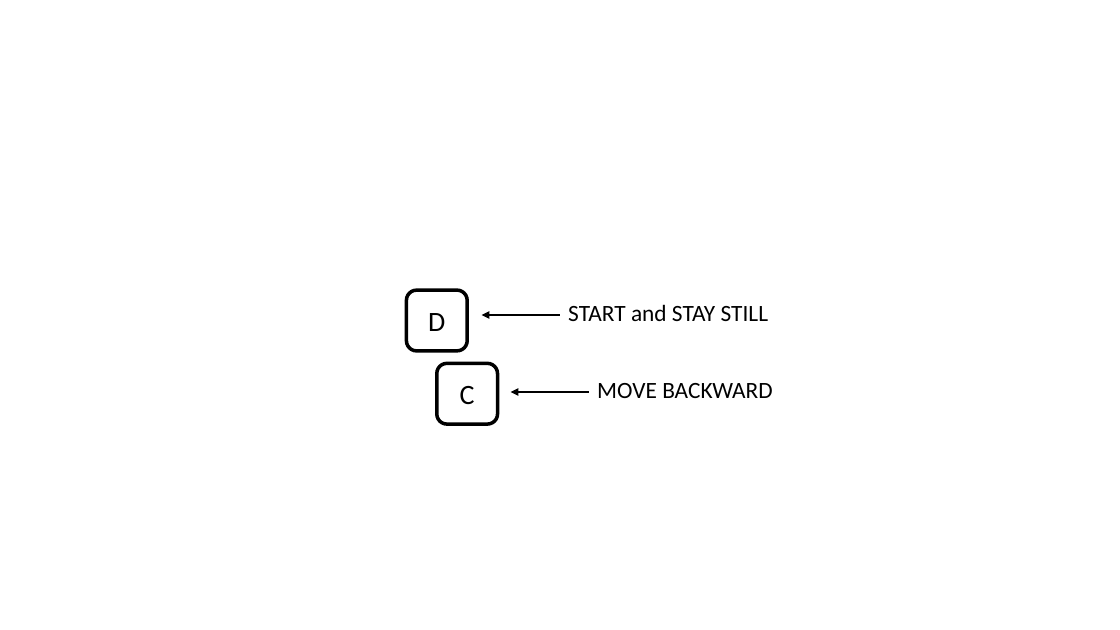
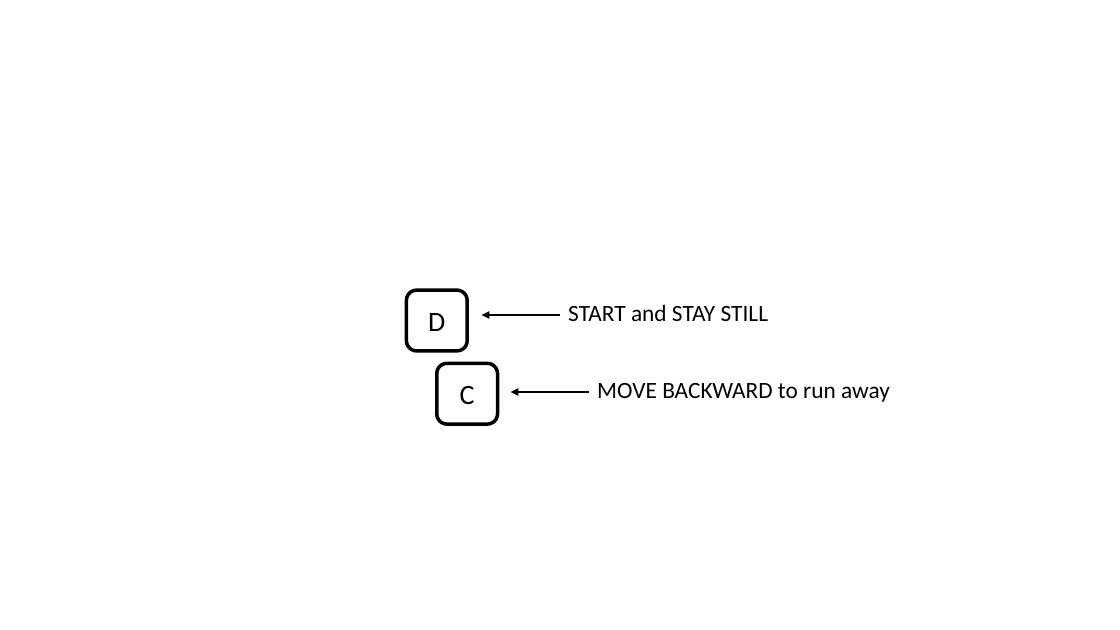
Before and after one commit to marinerougier/RR_Expe1, a slide deck: slide 4 of media/vaast-keyboard.pptx (slide 3 before the commit). Drawn at 1120x630 pixels with LibreOffice and Linux fonts; fonts in the diff are those of the drawing. Boxes give left, top, right and bottom in pixels: in the first picture for what was removed or moved away, otherwise in the second. Text is boxed around its words. In the diff, an @@ line names an element or a change of style, - is before the commit and + after.

```diff
--- a/media/vaast-keyboard.pptx
+++ b/media/vaast-keyboard.pptx
@@ text at box(597, 383, 890, 402): text changed @@
-MOVE BACKWARD
+MOVE BACKWARD to run away
```
Also in this commit, not shown: 1 other slide changed, 1 slide added, 9 other files.
